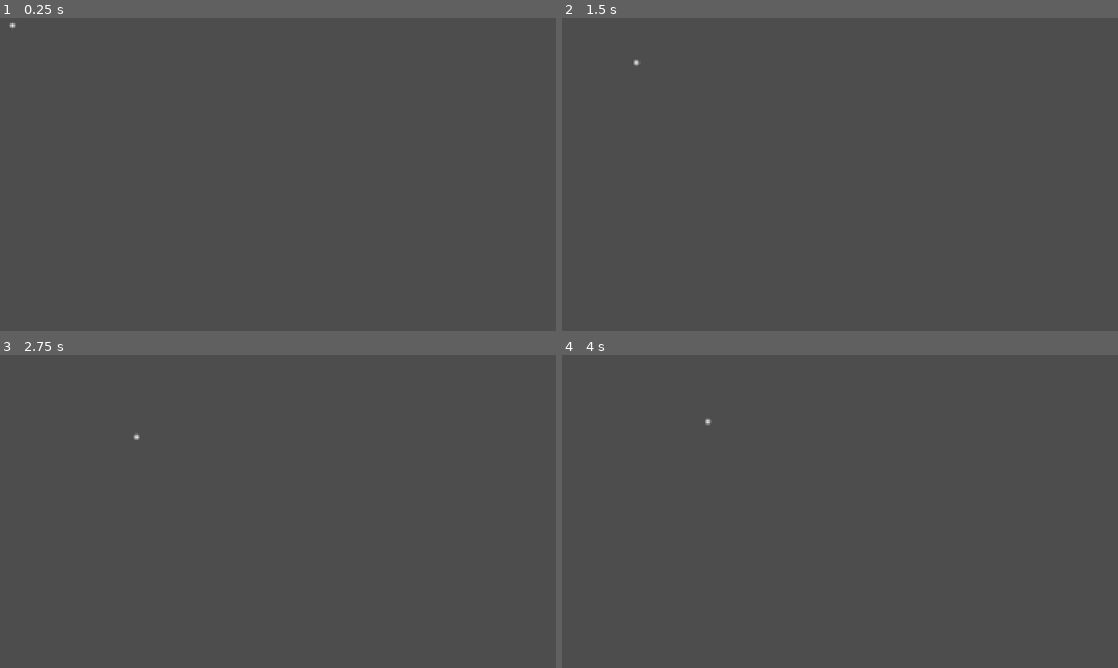
Above: before the commit, frames 1-4 (two rows, left to right).
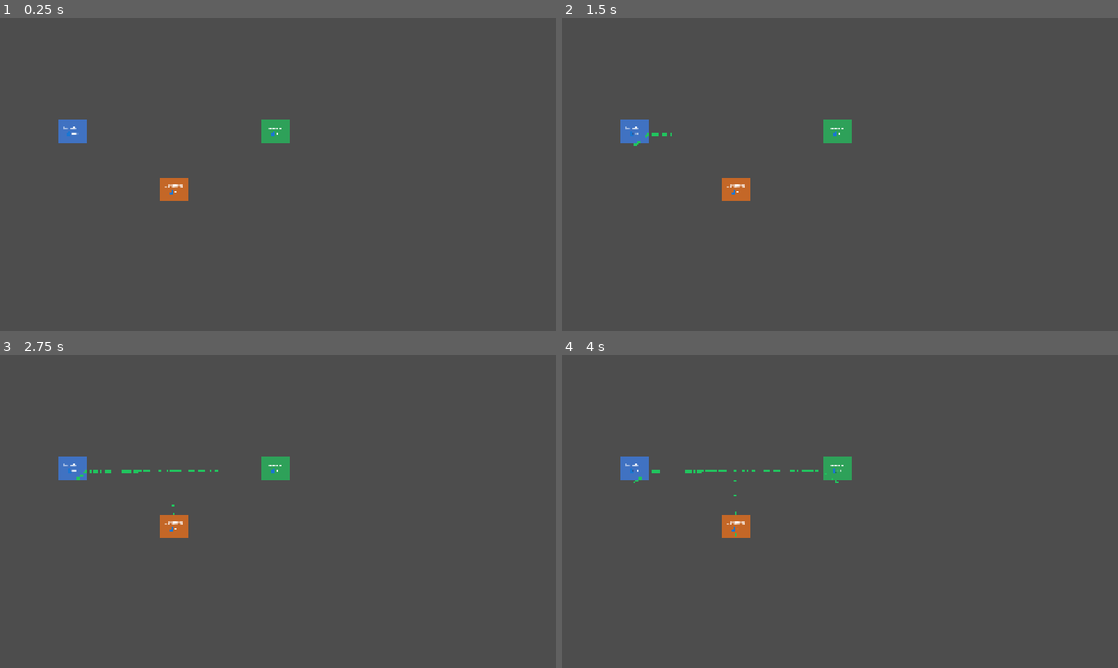
Above: after the commit, the same moments.

Repository: mu142857/TinyU
Game: Godot game, scene res://scenes/main.tscn
Two runs of this game, one before a commit and one after it. Both use one fixed random seed, a clock stepped at 60 frames per second and the inputs below. Before the commit the project has no main scene; this scene is started directly in both runs.
Inputs:
- Up to frame 1 (0.25 s): no input
- Up to frame 2 (1.5 s): tap Enter at 0.5 s
- Up to frame 3 (2.75 s): no input
- Up to frame 4 (4 s): tap Space at 3.5 s

The runs differ from the first frame. In frame 1, 1.2% of the frame differs, in the area x 1-53%, y 1-59%; in frame 2, 1.2%; in frame 3, 1.3%; in frame 4, 1.3%, in the area x 10-53%, y 20-59%.

Commit message:
Update test program and font

Diff:
--- a/tiny-u/project.godot
+++ b/tiny-u/project.godot
@@ -11,6 +11,7 @@
 [application]
 
 config/name="TinyU"
+run/main_scene="uid://lq7ky3hahua3"
 config/features=PackedStringArray("4.5", "GL Compatibility")
 config/icon="res://icon.svg"
 
--- /dev/null
+++ b/tiny-u/scenes/building.tscn
@@ -0,0 +1,21 @@
+[gd_scene load_steps=3 format=3 uid="uid://bcy0v8q1ki32o"]
+
+[ext_resource type="Script" uid="uid://crsj3v5ftbq84" path="res://scripts/building.gd" id="1_n8bkc"]
+[ext_resource type="FontFile" uid="uid://b30wbhl2hvj8j" path="res://resources/PixelFont.ttf" id="2_uvy8r"]
+
+[node name="Building" type="Node2D"]
+script = ExtResource("1_n8bkc")
+
+[node name="Shape" type="ColorRect" parent="."]
+offset_right = 100.0
+offset_bottom = 80.0
+color = Color(0.34117648, 0.3882353, 0.6784314, 1)
+
+[node name="Label" type="Label" parent="."]
+offset_right = 100.0
+offset_bottom = 80.0
+size_flags_vertical = 0
+theme_override_fonts/font = ExtResource("2_uvy8r")
+text = "Text"
+horizontal_alignment = 1
+vertical_alignment = 1
--- a/tiny-u/scenes/main.tscn
+++ b/tiny-u/scenes/main.tscn
@@ -1,50 +1,30 @@
-[gd_scene load_steps=5 format=3 uid="uid://lq7ky3hahua3"]
+[gd_scene load_steps=4 format=3 uid="uid://lq7ky3hahua3"]
 
-[ext_resource type="Script" uid="uid://cfs6xbfbd1jwf" path="res://scripts/world.gd" id="1_o5qli"]
-[ext_resource type="Script" uid="uid://cu4cfvil03cvl" path="res://scripts/test_agent.gd" id="2_0wfyh"]
-
-[sub_resource type="Gradient" id="Gradient_0wfyh"]
-colors = PackedColorArray(1, 1, 1, 1, 1, 1, 1, 0)
-
-[sub_resource type="GradientTexture2D" id="GradientTexture2D_sugp2"]
-gradient = SubResource("Gradient_0wfyh")
-fill = 1
-fill_from = Vector2(0.5, 0.5)
-fill_to = Vector2(0.5, 0.3)
+[ext_resource type="Script" uid="uid://dwcaqayu0b633" path="res://scripts/pathfinding.gd" id="1_jyhfs"]
+[ext_resource type="PackedScene" uid="uid://bcy0v8q1ki32o" path="res://scenes/building.tscn" id="2_tbgi4"]
+[ext_resource type="Script" uid="uid://cprrxi2j4do6u" path="res://scripts/agent_manager.gd" id="4_jyhfs"]
 
 [node name="Main" type="Node2D"]
 
-[node name="World" type="Node2D" parent="."]
+[node name="PathNetwork" type="Node" parent="."]
+script = ExtResource("1_jyhfs")
 
-[node name="Roads" type="Node2D" parent="World"]
+[node name="Buildings" type="Node2D" parent="."]
 
-[node name="Buildings" type="Node2D" parent="World"]
+[node name="Dormitory" parent="Buildings" instance=ExtResource("2_tbgi4")]
+position = Vector2(200, 350)
+building_name = "Dormitory"
+building_type = "residence"
 
-[node name="Agents" type="MultiMeshInstance2D" parent="World"]
+[node name="Library" parent="Buildings" instance=ExtResource("2_tbgi4")]
+position = Vector2(900, 350)
+building_name = "Library"
+building_type = "study"
 
-[node name="UI" type="CanvasLayer" parent="."]
+[node name="Cafeteria" parent="Buildings" instance=ExtResource("2_tbgi4")]
+position = Vector2(550, 550)
+building_name = "Cafeteria"
+building_type = "food"
 
-[node name="TimePanel" type="Control" parent="UI"]
-layout_mode = 3
-anchors_preset = 0
-offset_right = 40.0
-offset_bottom = 40.0
-
-[node name="StatsPanel" type="Control" parent="UI"]
-layout_mode = 3
-anchors_preset = 0
-offset_right = 40.0
-offset_bottom = 40.0
-
-[node name="AgentInfoPanel" type="Control" parent="UI"]
-layout_mode = 3
-anchors_preset = 0
-offset_right = 40.0
-offset_bottom = 40.0
-
-[node name="GameManager" type="Node" parent="."]
-script = ExtResource("1_o5qli")
-
-[node name="TestAgent" type="Sprite2D" parent="."]
-texture = SubResource("GradientTexture2D_sugp2")
-script = ExtResource("2_0wfyh")
+[node name="MultiMeshInstance2D" type="MultiMeshInstance2D" parent="."]
+script = ExtResource("4_jyhfs")
--- /dev/null
+++ b/tiny-u/scripts/agent_data.gd
@@ -0,0 +1,53 @@
+class_name AgentData
+extends RefCounted
+
+# 身份
+var id: int
+var agent_name: String
+
+# 性格（固定）
+var discipline: float
+var social_need: float
+var risk_tolerance: float
+
+# 状态（动态）
+var energy: float = 100.0
+var stress: float = 0.0
+var hunger: float = 0.0
+
+# 位置与移动
+var position: Vector2
+var path: Array[Vector2] = []
+var path_index: int = 0
+var speed: float = 300.0
+var is_moving: bool = false
+var visible: bool = false
+
+# 当前所在建筑
+var current_building_id: String = ""
+
+# 计时器
+var stay_timer: float = 0.0
+
+func _init(p_id: int):
+	id = p_id
+	agent_name = "Student_%d" % p_id
+	randomize_personality()
+
+func randomize_personality():
+	discipline = randf_range(20, 80)
+	social_need = randf_range(20, 80)
+	risk_tolerance = randf_range(20, 80)
+
+func get_color() -> Color:
+	var score = energy - stress * 0.8
+	if score > 50:
+		return Color(0.13, 0.77, 0.37)  # 绿
+	elif score > 20:
+		return Color(0.23, 0.51, 0.96)  # 蓝
+	elif score > -10:
+		return Color(0.92, 0.70, 0.10)  # 黄
+	elif score > -30:
+		return Color(0.97, 0.45, 0.09)  # 橙
+	else:
+		return Color(0.94, 0.27, 0.27)  # 红
--- /dev/null
+++ b/tiny-u/scripts/agent_manager.gd
@@ -0,0 +1,168 @@
+extends MultiMeshInstance2D
+class_name AgentManager
+
+@export var agent_count: int = 100
+
+var agents: Array[AgentData] = []
+
+@onready var path_network: PathNetwork = get_node("/root/Main/PathNetwork")
+@onready var buildings_node: Node2D = get_node("/root/Main/Buildings")
+var buildings: Dictionary = {}  # id -> Building
+
+func _ready():
+	# 缓存建筑
+	for child in buildings_node.get_children():
+		if child is Building:
+			buildings[child.name] = child
+
+	# 初始化 MultiMesh
+	setup_multimesh()
+
+	# 生成 agents
+	spawn_agents()
+
+func setup_multimesh():
+	var mesh = QuadMesh.new()
+	mesh.size = Vector2(8, 8)  # 小点大小
+
+	multimesh = MultiMesh.new()
+	multimesh.mesh = mesh
+	multimesh.transform_format = MultiMesh.TRANSFORM_2D
+	multimesh.use_colors = true
+	multimesh.instance_count = agent_count
+
+func spawn_agents():
+	var dorm = buildings.get("Dormitory")
+
+	for i in agent_count:
+		var agent = AgentData.new(i)
+		agent.position = dorm.entrance_point
+		agent.current_building_id = "Dormitory"
+		agent.stay_timer = randf_range(1.0, 4.0)  # 随机初始等待
+		agents.append(agent)
+
+	dorm.current_count = agent_count
+	dorm.update_label()
+
+func _process(delta):
+	for agent in agents:
+		update_agent(agent, delta)
+
+	update_multimesh()
+
+func update_agent(agent: AgentData, delta: float):
+	if agent.is_moving:
+		# 移动中
+		move_agent(agent, delta)
+	else:
+		# 在建筑内
+		agent.stay_timer -= delta
+		if agent.stay_timer <= 0:
+			update_needs(agent)
+			var next_building = decide_next_building(agent)
+			if next_building and next_building.name != agent.current_building_id:
+				start_moving(agent, next_building)
+			else:
+				agent.stay_timer = randf_range(2.0, 5.0)
+
+func move_agent(agent: AgentData, delta: float):
+	if agent.path_index >= agent.path.size():
+		# 到达目的地
+		arrive_at_building(agent)
+		return
+
+	var target = agent.path[agent.path_index]
+	if agent.position.distance_to(target) < 5:
+		agent.path_index += 1
+	else:
+		agent.position = agent.position.move_toward(target, agent.speed * delta)
+
+func start_moving(agent: AgentData, target: Building):
+	# 离开当前建筑
+	if agent.current_building_id != "":
+		var old_building = buildings.get(agent.current_building_id)
+		if old_building:
+			old_building.agent_exit()
+
+	# 设置路径
+	agent.path = path_network.find_path(agent.position, target.entrance_point)
+	agent.path_index = 0
+	agent.is_moving = true
+	agent.visible = true
+	agent.current_building_id = target.name
+
+func arrive_at_building(agent: AgentData):
+	agent.is_moving = false
+	agent.visible = false
+	agent.stay_timer = randf_range(2.0, 5.0)
+
+	var building = buildings.get(agent.current_building_id)
+	if building:
+		building.agent_enter()
+		agent.position = building.entrance_point
+
+func update_needs(agent: AgentData):
+	agent.energy -= randf_range(5, 15)
+	agent.hunger += randf_range(5, 10)
+	agent.stress += randf_range(0, 5)
+
+	var building = buildings.get(agent.current_building_id)
+	if building:
+		match building.building_type:
+			"residence":
+				agent.energy += 20
+				agent.stress -= 10
+			"study":
+				agent.stress += 10
+				agent.energy -= 5
+			"food":
+				agent.hunger -= 30
+				agent.energy += 5
+
+	agent.energy = clamp(agent.energy, 0, 100)
+	agent.hunger = clamp(agent.hunger, 0, 100)
+	agent.stress = clamp(agent.stress, 0, 100)
+
+func decide_next_building(agent: AgentData) -> Building:
+	var best: Building = null
+	var best_score = -INF
+	var noise = agent.risk_tolerance / 100.0 * 30.0
+
+	for b in buildings.values():
+		var score = calculate_score(agent, b)
+		score += randf_range(-noise, noise)
+		if score > best_score:
+			best_score = score
+			best = b
+
+	return best
+
+func calculate_score(agent: AgentData, b: Building) -> float:
+	var score = 0.0
+	match b.building_type:
+		"residence":
+			score += (100 - agent.energy) * 0.5
+			score += agent.stress * 0.3
+		"study":
+			score += agent.discipline * 0.4
+			score -= (100 - agent.energy) * 0.2
+		"food":
+			score += agent.hunger * 0.8
+	return score
+
+func update_multimesh():
+	var visible_index = 0
+
+	for agent in agents:
+		if agent.visible and visible_index < agent_count:
+			var t = Transform2D()
+			t.origin = agent.position
+			multimesh.set_instance_transform_2d(visible_index, t)
+			multimesh.set_instance_color(visible_index, agent.get_color())
+			visible_index += 1
+
+	# 隐藏剩余的实例（移到屏幕外）
+	for i in range(visible_index, agent_count):
+		var t = Transform2D()
+		t.origin = Vector2(-1000, -1000)
+		multimesh.set_instance_transform_2d(i, t)
--- /dev/null
+++ b/tiny-u/scripts/building.gd
@@ -0,0 +1,37 @@
+extends Node2D
+class_name Building
+
+@export var building_name: String = "Building"
+@export var building_type: String = "default"  # residence, study, food
+@export var capacity: int = 100
+
+var current_count: int = 0
+var entrance_point: Vector2  # 入口位置，相对于世界坐标
+
+@onready var shape: ColorRect = $Shape
+@onready var label: Label = $Label
+
+func _ready():
+	entrance_point = global_position + Vector2(shape.size.x / 2, shape.size.y + 10)
+	update_label()
+	set_color_by_type()
+
+func set_color_by_type():
+	var color: Color
+	match building_type:
+		"residence": color = Color(0.23, 0.51, 0.96, 0.7)  # 蓝
+		"study": color = Color(0.13, 0.77, 0.37, 0.7)      # 绿
+		"food": color = Color(0.97, 0.45, 0.09, 0.7)       # 橙
+		_: color = Color(0.5, 0.5, 0.5, 0.7)
+	shape.color = color
+
+func agent_enter():
+	current_count += 1
+	update_label()
+
+func agent_exit():
+	current_count -= 1
+	update_label()
+
+func update_label():
+	label.text = "%s\n👤 %d" % [building_name, current_count]
--- /dev/null
+++ b/tiny-u/scripts/pathfinding.gd
@@ -0,0 +1,51 @@
+extends Node
+class_name PathNetwork
+
+# 路口节点
+var waypoints: Dictionary = {}  # name -> Vector2
+# 连接关系
+var connections: Dictionary = {}  # name -> [connected_names]
+
+func _ready():
+	# 定义路口
+	waypoints = {
+		"center": Vector2(600, 400),
+		"north": Vector2(600, 200),
+		"south": Vector2(600, 600),
+		"west": Vector2(300, 400),
+		"east": Vector2(900, 400),
+	}
+
+	# 定义连接
+	connections = {
+		"center": ["north", "south", "west", "east"],
+		"north": ["center"],
+		"south": ["center"],
+		"west": ["center"],
+		"east": ["center"],
+	}
+
+func find_path(from_pos: Vector2, to_pos: Vector2) -> Array[Vector2]:
+	# 简化版：找最近的路口，走到中心，再走到目标最近的路口
+	var start_wp = get_nearest_waypoint(from_pos)
+	var end_wp = get_nearest_waypoint(to_pos)
+
+	var path: Array[Vector2] = []
+	path.append(waypoints[start_wp])
+
+	if start_wp != end_wp:
+		path.append(waypoints["center"])  # 简化：都经过中心
+		path.append(waypoints[end_wp])
+
+	path.append(to_pos)
+	return path
+
+func get_nearest_waypoint(pos: Vector2) -> String:
+	var nearest := ""
+	var min_dist := INF
+	for wp_name in waypoints:
+		var dist = pos.distance_to(waypoints[wp_name])
+		if dist < min_dist:
+			min_dist = dist
+			nearest = wp_name
+	return nearest
--- a/tiny-u/scripts/test_agent.gd
+++ /dev/null
@@ -1,11 +0,0 @@
-extends Sprite2D
-
-var target := Vector2(500, 300)
-var speed := 200.0
-
-func _process(delta):
-	if position.distance_to(target) > 5:
-		position = position.move_toward(target, speed * delta)
-	else:
-		# 到达后随机新目标
-		target = Vector2(randf_range(100, 800), randf_range(100, 500))
--- a/tiny-u/scripts/world.gd
+++ b/tiny-u/scripts/world.gd
@@ -1 +1,13 @@
-extends Node
+extends Node2D
+
+@export var agent_scene: PackedScene
+@export var agent_count: int = 10
+
+func _ready():
+	spawn_agents()
+
+func spawn_agents():
+	for i in agent_count:
+		var agent = agent_scene.instantiate()
+		agent.name = "Agent_%d" % i
+		add_child(agent)
Binary file added: tiny-u/resources/PixelFont.ttf
Not shown, added: tiny-u/resources/PixelFont.ttf.import
Not shown, added: tiny-u/scripts/agent_data.gd.uid
Not shown, added: tiny-u/scripts/agent_manager.gd.uid
Not shown, added: tiny-u/scripts/building.gd.uid
Not shown, added: tiny-u/scripts/pathfinding.gd.uid
Not shown, removed: tiny-u/scripts/test_agent.gd.uid
